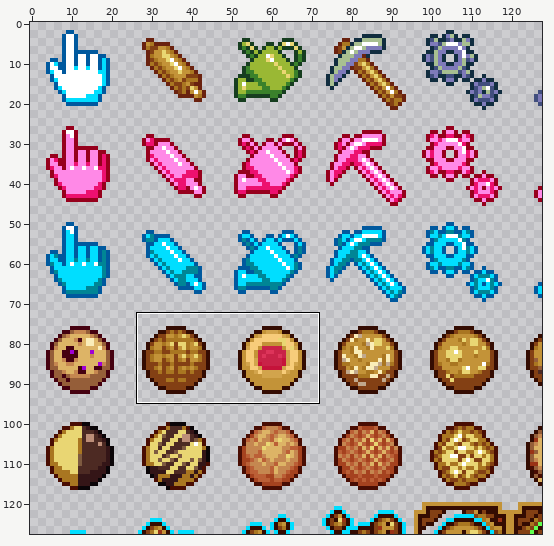
Sprite sheet -- icons.png. Above, an overview of the earlier version with the close-up marked.
Close-up. Before the edit:
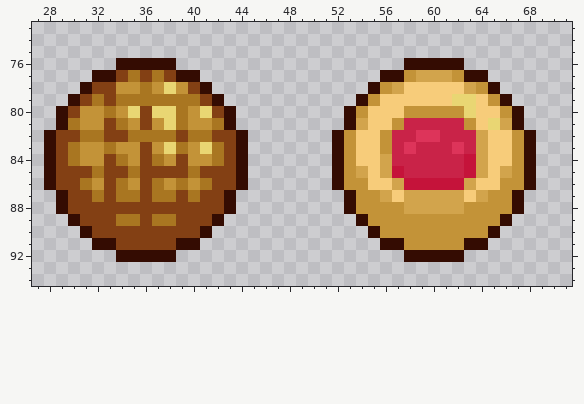
The file is 256x256 pixels, drawn in blocks of 2x2; one block is one cell here. Colours within 5 levels of each other are drawn and written as one. Shown: x 27..71, y 73..94. The commit also changed other parts of the picture, which this record leaves out.
New version:
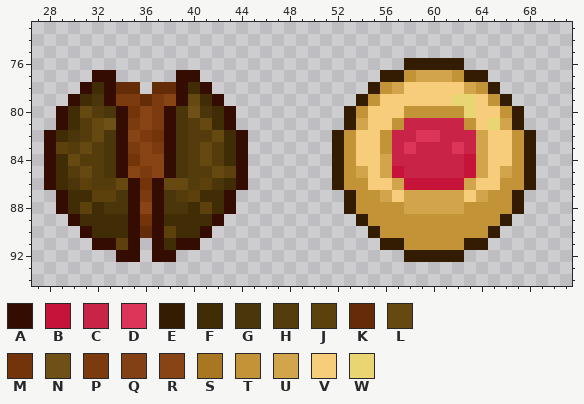
Palette (. is transparent): A #340c02  B #c5133a  C #c92348  D #dd345a  E #341c02  F #402d06  G #4b350a  H #543c0c  J #5c410c  K #652d07  L #654911  M #743409  N #6f5117  P #7c3a0f  Q #834014  R #894416  S #a97621  T #c39338  U #d2a44c  V #f7cc7a  W #e9d673
Diff:
@@ x 27..71 @@
 75 .............................................
-76 .......AAAAA...................AAAAA.........
-77 .....AAQSQSQAA...............AATUUUTAA.......
-78 ....AQQTTSTWTQA.............ATUVVVVVUTA......
-79 ...AQSQSSSSSSSQA...........ATVVVVVVWWVTA.....
-80 ..AQTTSTWQWWSTWQA.........ATVVVTTTTTWVVTA....
-81 ..ASTTQSTQTWSTTSA.........AUVVTCCCCCTVWUA....
-82 .AQQSSQQSSSSQSSQQA.......ATVVTCCDDCCCUVVTA...
-83 .AQSTTSTTQTWSTWSQA.......ATVVTCDCCCDCUVVTA...
-84 .AQSTTQSTQSTQTTSQA.......ATVVUCCCCCCBUVVTA...
-85 .AQQQSQQSQQQQSQQQA.......ATUVUBCCCCCBUVUTA...
-86 .AQQSTQSTQSTSTSQQA.......ATTVVUBBBBBUVVTTA...
-87 ..AQQSQSSQSSQSQQA.........ATTUVUUUUUVUTTA....
-88 ..AQQQQQQQQQQQQQA.........ATTTTUUUUUTTTTA....
-89 ...AQQQSSQSSQQQA...........ATTTTTTTTTTTA.....
-90 ....AQQQQQQQQQA.............ATTTTTTTTTA......
-91 .....AAQQQQQAA...............AATTTTTAA.......
-92 .......AAAAA...................AAAAA.........
+76 ...............................EEEEE.........
+77 .....AA.....AA...............EETUUUTEE.......
+78 ....AFAKK.KKAFA.............ETUVVVVVUTE......
+79 ...AFGAPPKPRALFA...........ETVVVVVVWWVTE.....
+80 ..AFLHGAMRPAGNGFA.........ETVVVTTTTTWVVTE....
+81 ..AFHLNAPRPAGHLFA.........EUVVTCCCCCTVWUE....
+82 .AFGHLGARPMAGHHLFA.......ETVVTCCDDCCCUVVTE...
+83 .AJHLHGAPRPAGHLHFA.......ETVVTCDCCCDCUVVTE...
+84 .AFLHHGAMRRAGHLHFA.......ETVVUCCCCCCBUVVTE...
+85 .AFHLHGARPRAGHHLJA.......ETUVUBCCCCCBUVUTE...
+86 .AFGJHHLAMALLHJGFA.......ETTVVUBBBBBUVVTTE...
+87 ..AFFJJGAPAGHJFFA.........ETTUVUUUUUVUTTE....
+88 ..AFJFGGARAGGFJFA.........ETTTTUUUUUTTTTE....
+89 ...AFFFFAMAFFFFA...........ETTTTTTTTTTTE.....
+90 ....AFFFAKAJFFA.............ETTTTTTTTTE......
+91 .....AAJA.AFAA...............EETTTTTEE.......
+92 .......AA.AA...................EEEEE.........
 93 .............................................
Boxes around the changes in both close-ups, in picture pixels (x1, y1, x2, y2):
changed: (56, 58, 236, 262)
changed: (332, 58, 536, 262)
